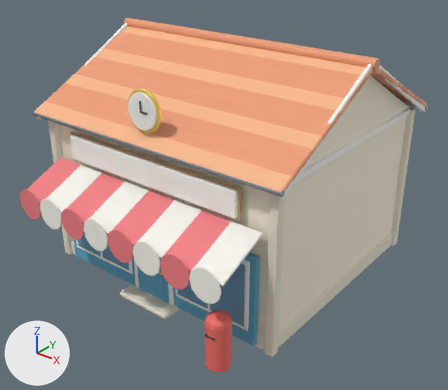
What one commit did to the FBX model unity/Assets/Resources/Bayview/post_office.fbx.
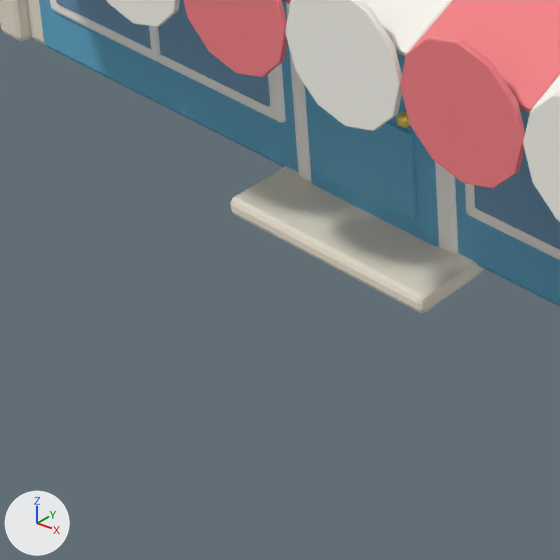
Each version appears first whole from a camera (50 mm lens) standing at (12.36, -16.0, 12.0) and looking at (0.34, -0.98, 2.69), and next in a close-up on the part from 14% to 44% of the width and 63% to 97% of the height. Arrows for +X, +Y and +Z are at lower left; the lights stay in place. The older version's two pictures come first. Objects named as collision shapes, trigger or cutter boxes, shadow casters or lower levels of detail are left out. Where no turn or scale is listed for an object, it has been applied to the vertices.

The first close-up shows 'Visual'.
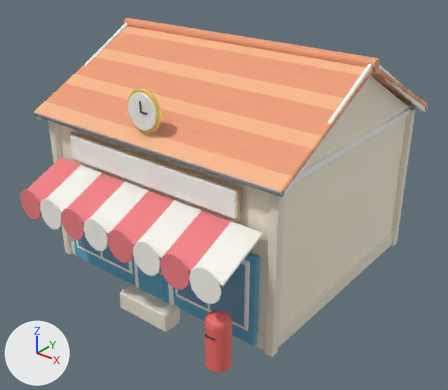
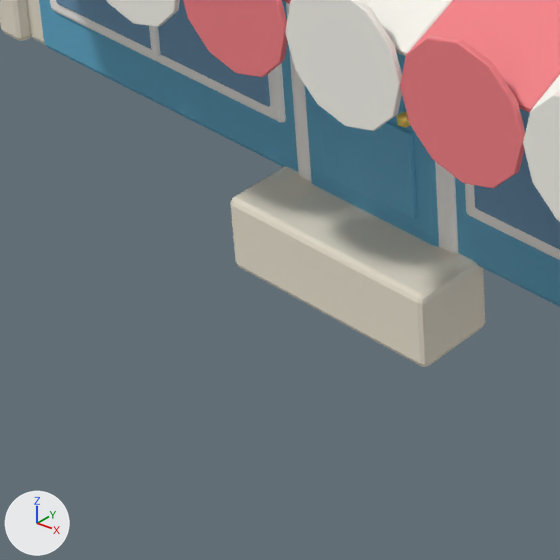
Where the change shows, as pixel boxes (x1, y1, x2, y2) in the close-ups (560 x 560 px; the box of a moved part takes in the faces that stretch with it):
'Visual', reshaped: before (0, 0, 560, 313); after (0, 0, 560, 367)
part 1 of me_cube, moved or reshaped: before (230, 203, 483, 313); after (230, 203, 485, 367)

The change, as a list of edits to the scene's bpy script:
```text
Change me_cube:
    used by ob_visual; location = (0.0, 0.0, 2.7)
    remove me_cube.from_pydata(...)  # 8046 vertices, 7686 faces; spans x -5.0..5.0, y -5.94..4.7, z -2.74..5.22
    add me_cube.from_pydata(...)  # 7990 vertices, 7632 faces; spans x -5.0..5.0, y -5.94..4.52, z -3.2..5.22
    me_cube part 1
    28 vertices in x -1.05..1.05, y -4.8..-4.1, z -2.7..-2.65 move by (0.0, 0.0, -0.5)
    other edits to the shape of me_cube do not show in these pictures
```
